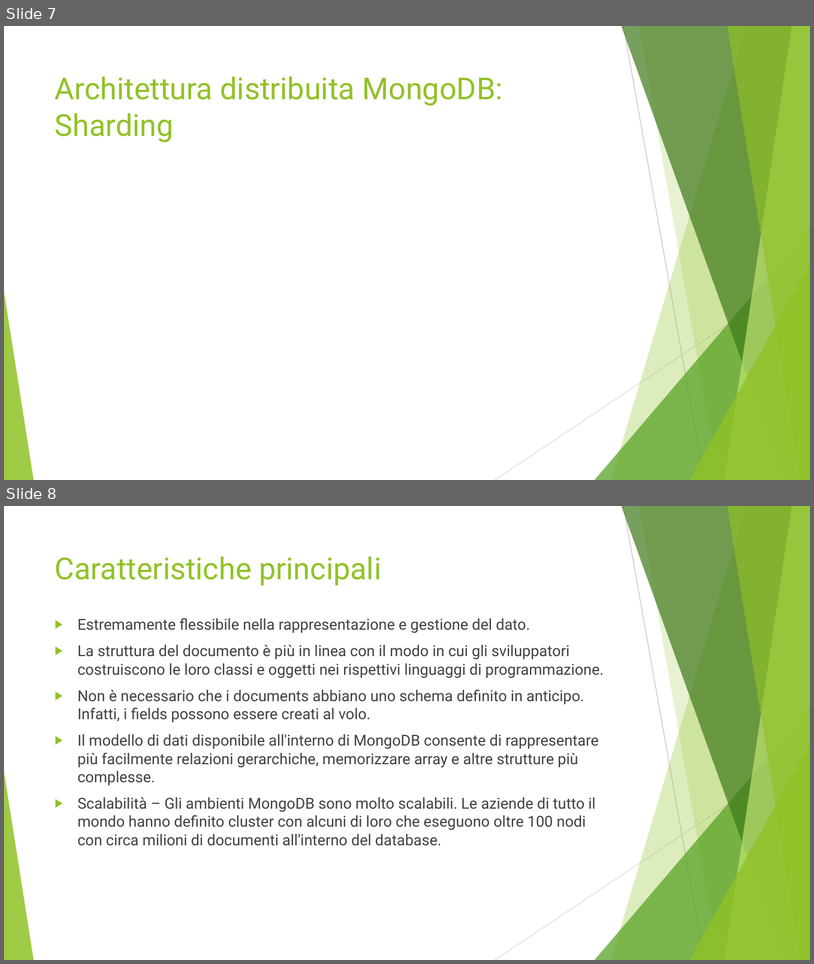
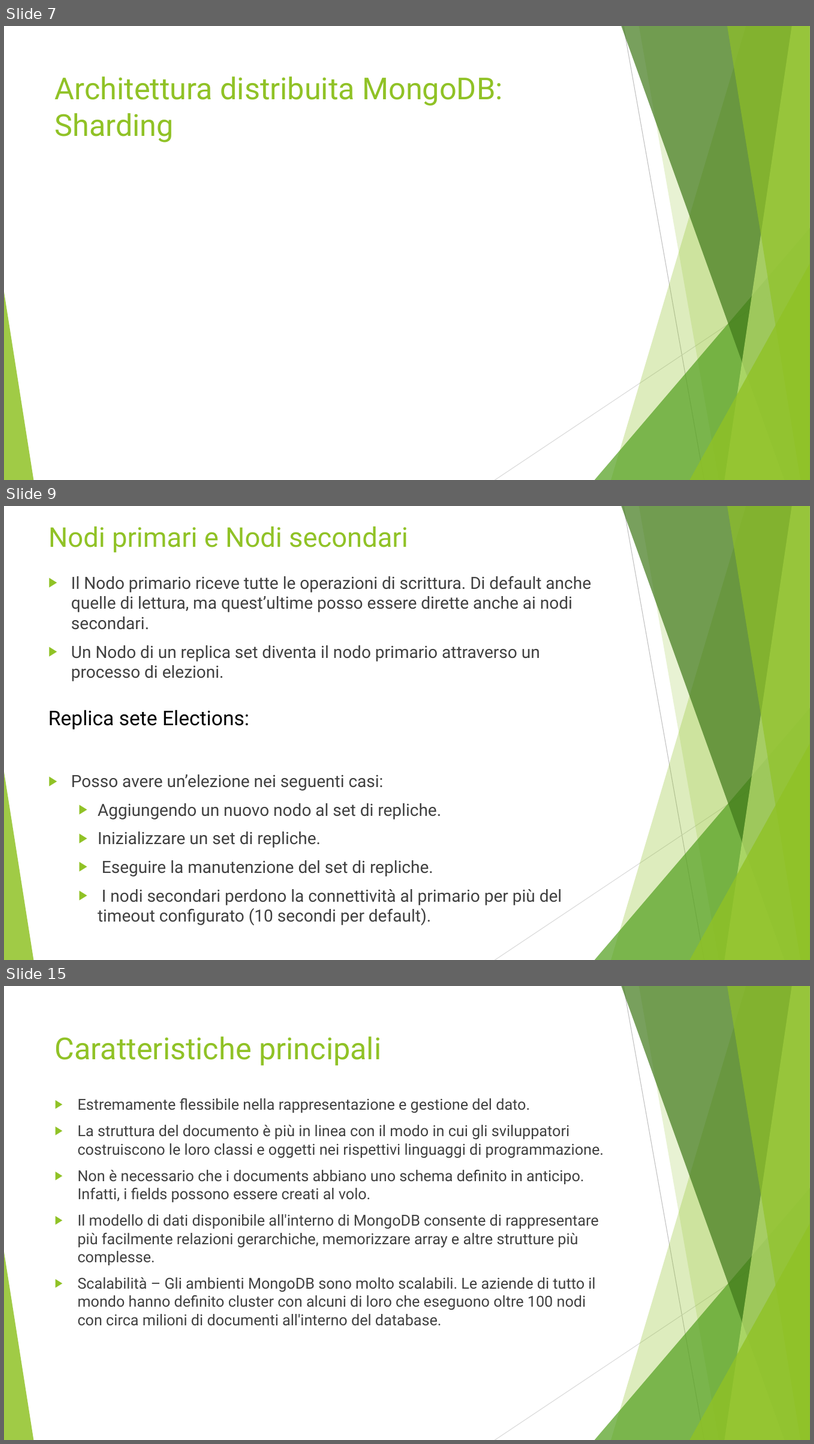
Before and after one commit to Buzzolan/VeronaCardMongoDB, a slide deck: Presentazione_progetto.pptx. Shown one above the other, each under a label of ours: slides 7 and 8 before the commit, slides 7, 9 and 15 after it; the slides between them are not shown. The pictures are 814x964 and 814x1444 pixels, drawn with LibreOffice and Linux fonts; fonts in the diff are those of the drawing. Boxes give left, top, right and bottom in pixels: in the first picture for what was removed or moved away, otherwise in the second. Text is boxed around its words. In the diff, an @@ line names an element or a change of style, - is before the commit and + after.

Commit message:
Parte replica set da terminare

```diff
--- a/Presentazione_progetto.pptx
+++ b/Presentazione_progetto.pptx
@@ slide 9 added at <box>4,506,810,960</box>, background #FFFFFF; not listed: 10 template elements that a slide beside it also shows @@
@@ title added at <box>48,526,408,553</box>, 32.4 pt, text #90C226 @@
+Nodi primari e Nodi secondari
@@ text added at <box>71,576,591,681</box>, 20 pt, text #404040 @@
+▶ Il Nodo primario riceve tutte le operazioni di scrittura. Di default anche quelle di lettura, ma quest’ultime posso essere dirette anche ai nodi secondari.
+▶ Un Nodo di un replica set diventa il nodo primario attraverso un processo di elezioni.
@@ text added at <box>48,709,249,729</box>, 24 pt, text #000000 @@
+Replica sete Elections:
@@ text added at <box>71,774,562,925</box>, 20 pt, text #404040 @@
+▶ Posso avere un’elezione nei seguenti casi:
+  ▶ Aggiungendo un nuovo nodo al set di repliche.
+  ▶ Inizializzare un set di repliche.
+  ▶ Eseguire la manutenzione del set di repliche.
+  ▶ I nodi secondari perdono la connettività al primario per più del timeout configurato (10 secondi per default).
@@ what was slide 8 is now slide 15 @@
```
Also in this commit, not shown: 6 other slides added, 5 other files.
